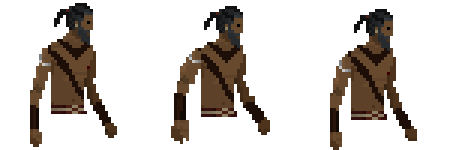
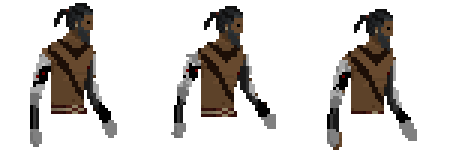
The second 450×150 image is a revision of the first. Changes to its layers:
removed layer "Transformation" over <box>234,54,270,135</box>
renamed "Player_idle_spritesheet.png" to "Player_Cyborg_Idle_1.png", painted on it over <box>30,48,417,147</box>
